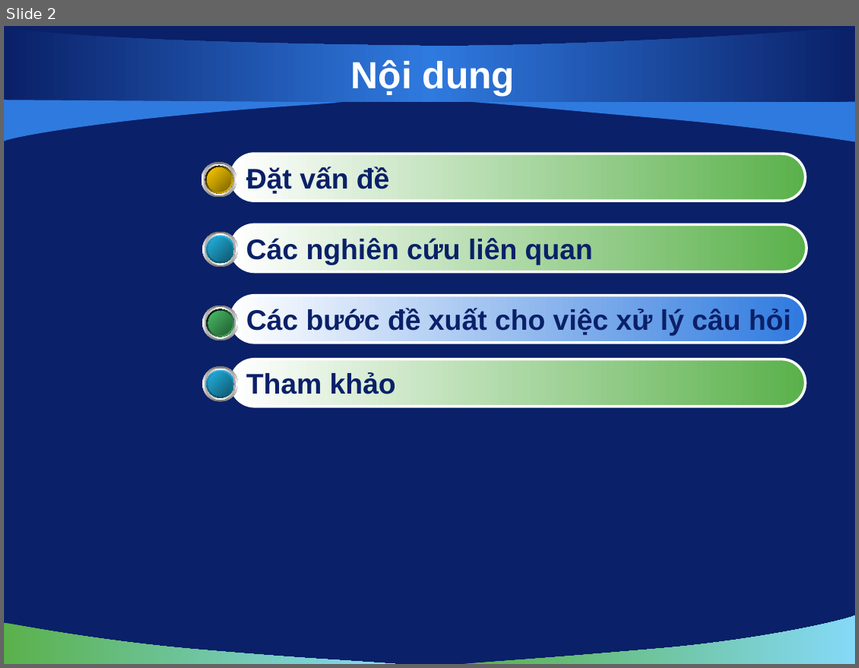
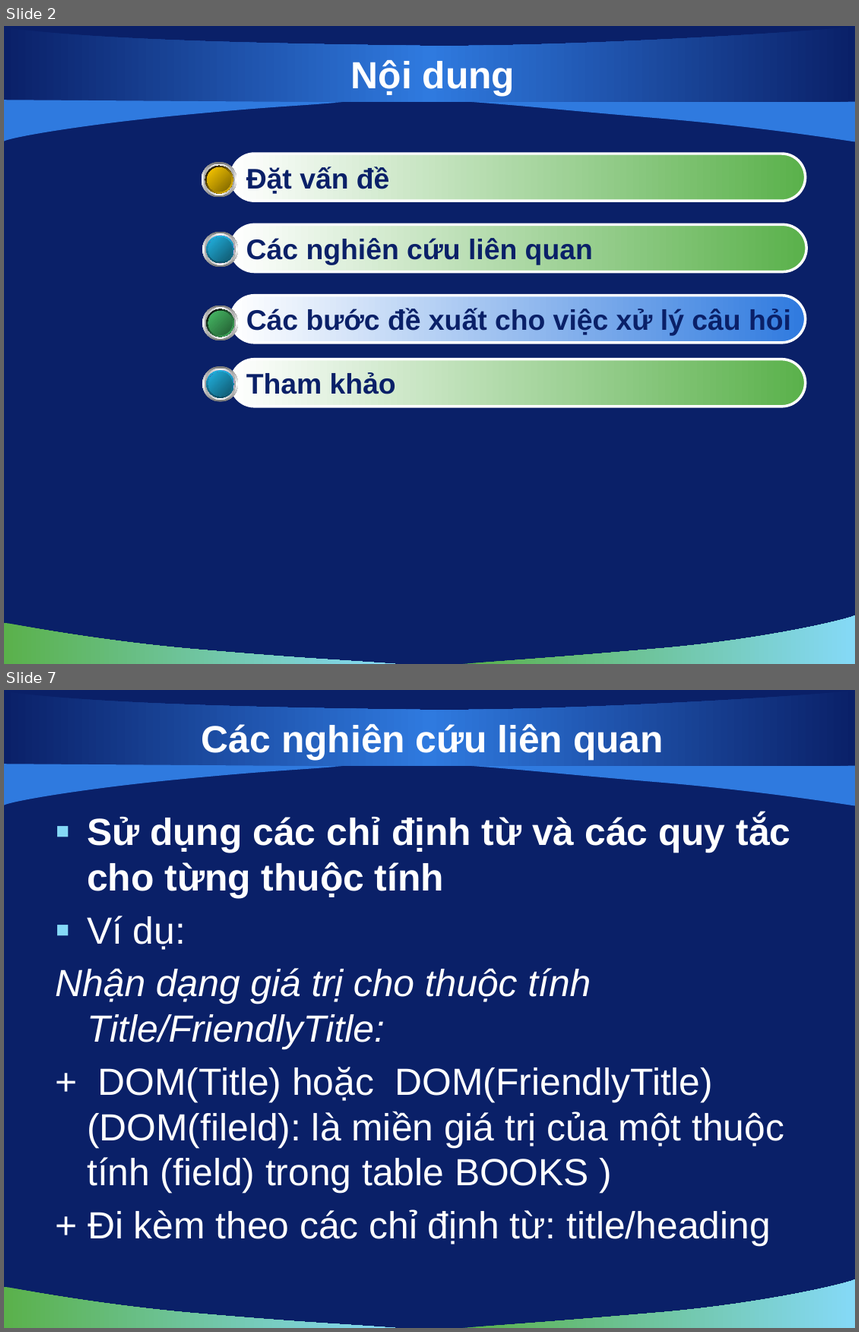
Before and after one commit to hungntit/filnalproject, a slide deck: De Cuong/bao cao 22-10-2010.pptx. Shown one above the other, each under a label of ours: slide 2 before the commit, slides 2 and 7 after it; the slides between them are not shown. The pictures are 859x668 and 859x1332 pixels, drawn with LibreOffice and Linux fonts; fonts in the diff are those of the drawing; background and template pictures are left out. Boxes give left, top, right and bottom in pixels: in the first picture for what was removed or moved away, otherwise in the second. Text is boxed around its words. In the diff, an @@ line names an element or a change of style, - is before the commit and + after.

```diff
--- a/De Cuong/bao cao 22-10-2010.pptx
+++ b/De Cuong/bao cao 22-10-2010.pptx
@@ slide 7 added at (4,690,855,1328), background picture (left out); not listed: 5 template elements that a slide beside it also shows @@
@@ title added at (202,724,664,760), 32 pt, text #FFFFFF, bold @@
+Các nghiên cứu liên quan
@@ text added at (55,815,791,1247), 32 pt, text #FFFFFF @@
+▪ Sử dụng các chỉ định từ và các quy tắc cho từng thuộc tính
+▪ Ví dụ:
+Nhận dạng giá trị cho thuộc tính Title/FriendlyTitle:
++ DOM(Title) hoặc DOM(FriendlyTitle) (DOM(fileld): là miền giá trị của một thuộc tính (field) trong table BOOKS )
++ Đi kèm theo các chỉ định từ: title/heading
```
Also in this commit, not shown: 2 slides changed, 7 other slides added, 1 other file.
